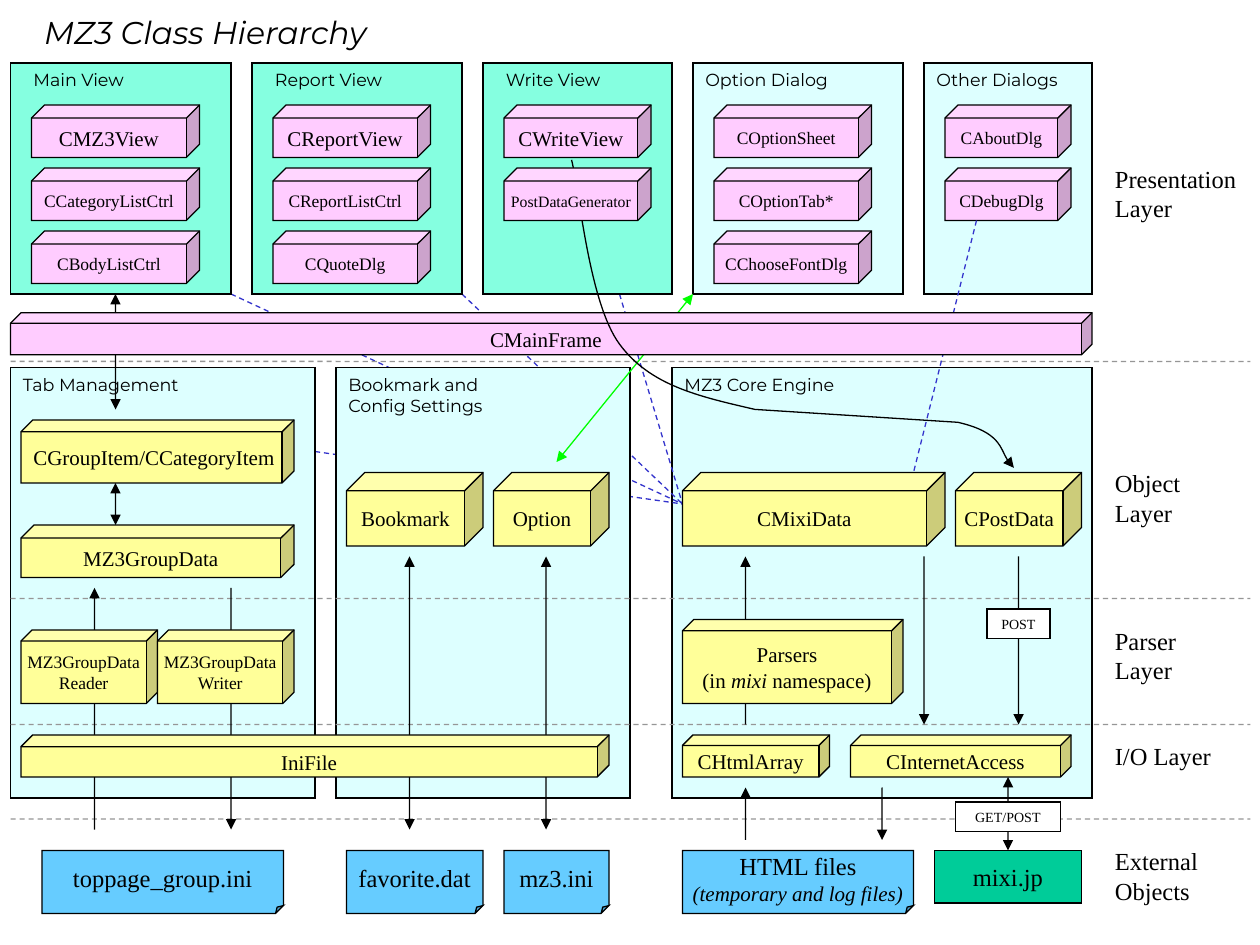
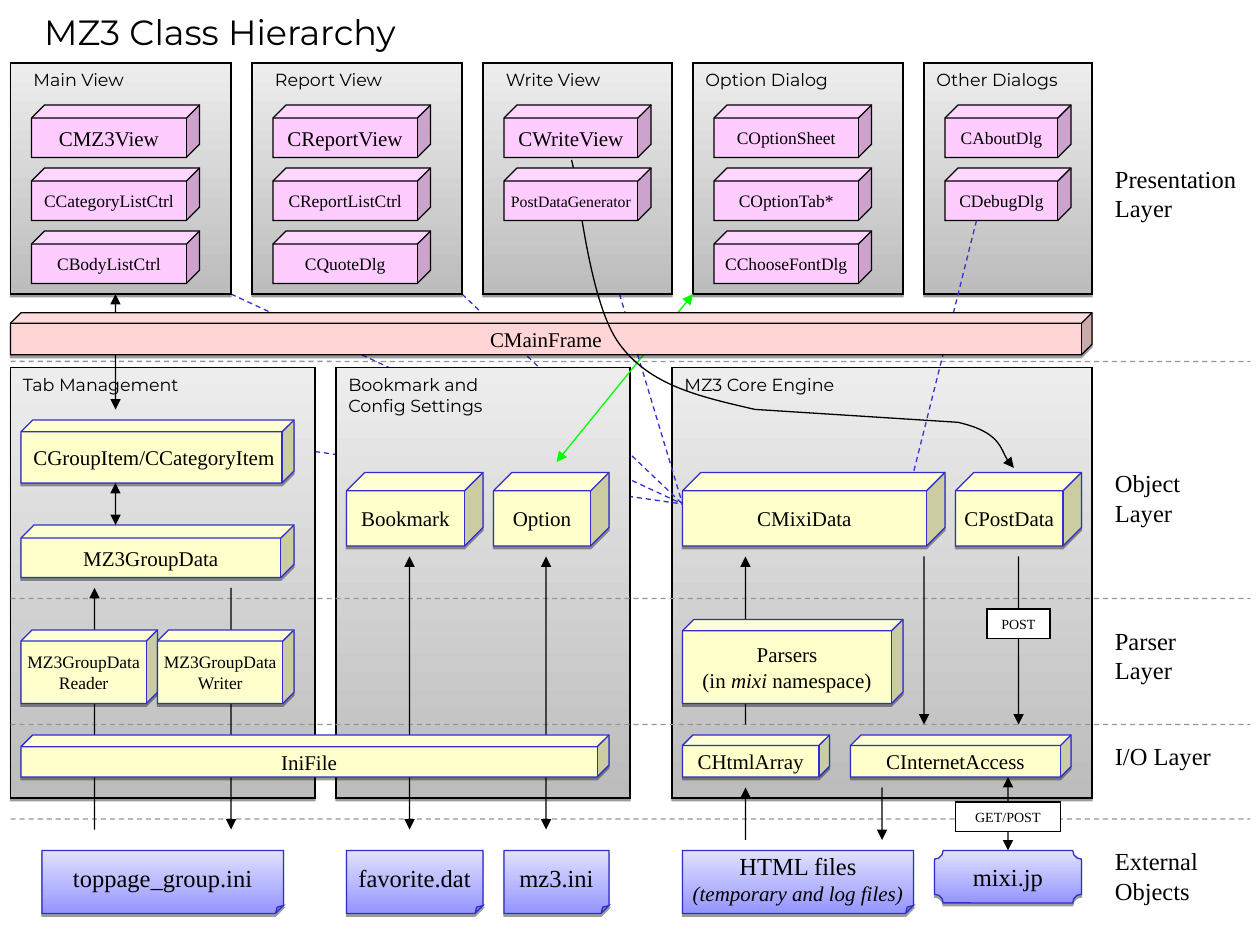
Before and after one commit to takke/MZ3, a slide deck: slide 1 of doc/MZ3-Class-Layers.ppt. Drawn at 1260x945 pixels with LibreOffice and Linux fonts; fonts in the diff are those of the drawing. Boxes give left, top, right and bottom in pixels: in the first picture for what was removed or moved away, otherwise in the second. Text is boxed around its words. In the diff, an @@ line names an element or a change of style, - is before the commit and + after.

```diff
--- a/doc/MZ3-Class-Layers.ppt
+++ b/doc/MZ3-Class-Layers.ppt
@@ title "MZ3 Class Hierarchy" at [44,19,396,52]: size 18 to 20 pt, italic off @@
@@ fill #85FFE0 to gradient #BCBCBC to #EDEDED; shadow on in 3 elements at [10,63,231,294], [252,63,462,294], [483,63,672,294] @@
@@ fill #DDFFFF to gradient #BCBCBC to #EDEDED; shadow on in 5 elements at [672,368,1091,799], [336,368,630,799], [10,368,315,799], [924,63,1091,294], [693,63,903,294] @@
@@ cube "CMainFrame" at [10,312,1091,354]: fill #FFCCFF to #FFD5D5; shadow on @@
@@ fill #FFFF99 to #FFFFCC; outline #000000 0.74 pt to #2E2ECB 0.74 pt; shadow on in 12 elements at [21,525,295,578], [21,420,295,483], [346,472,483,546], [494,472,610,546], [21,735,610,776], [21,630,158,703], [683,735,830,776], [850,735,1071,776], [683,472,945,546], [683,620,903,704], [158,630,294,703], [955,472,1081,546] @@
@@ fill #66CCFF to gradient #9595FF to #E1E1FF; outline #000000 0.74 pt to #2E2ECB 0.74 pt; shadow on in 4 elements at [42,850,284,914], [683,850,914,914], [504,850,609,914], [346,850,483,914] @@
@@ rectangle removed at [935,850,1082,903] @@
-mixi.jp
@@ freeform shape added at [935,850,1082,903], fill gradient #9595FF to #E1E1FF, outline #2E2ECB 0.74 pt, 14 pt, text #000000 @@
+mixi.jp
```
Also in this commit, not shown: 2 other files.
